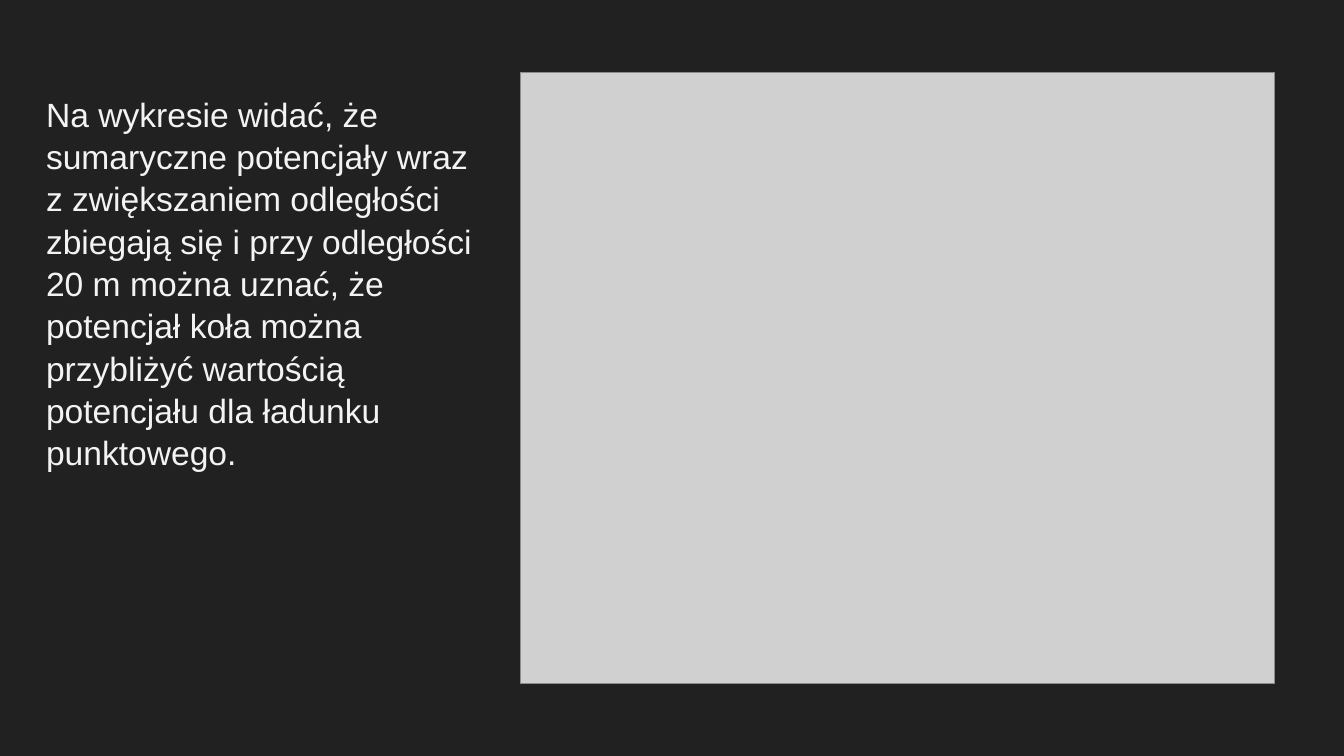
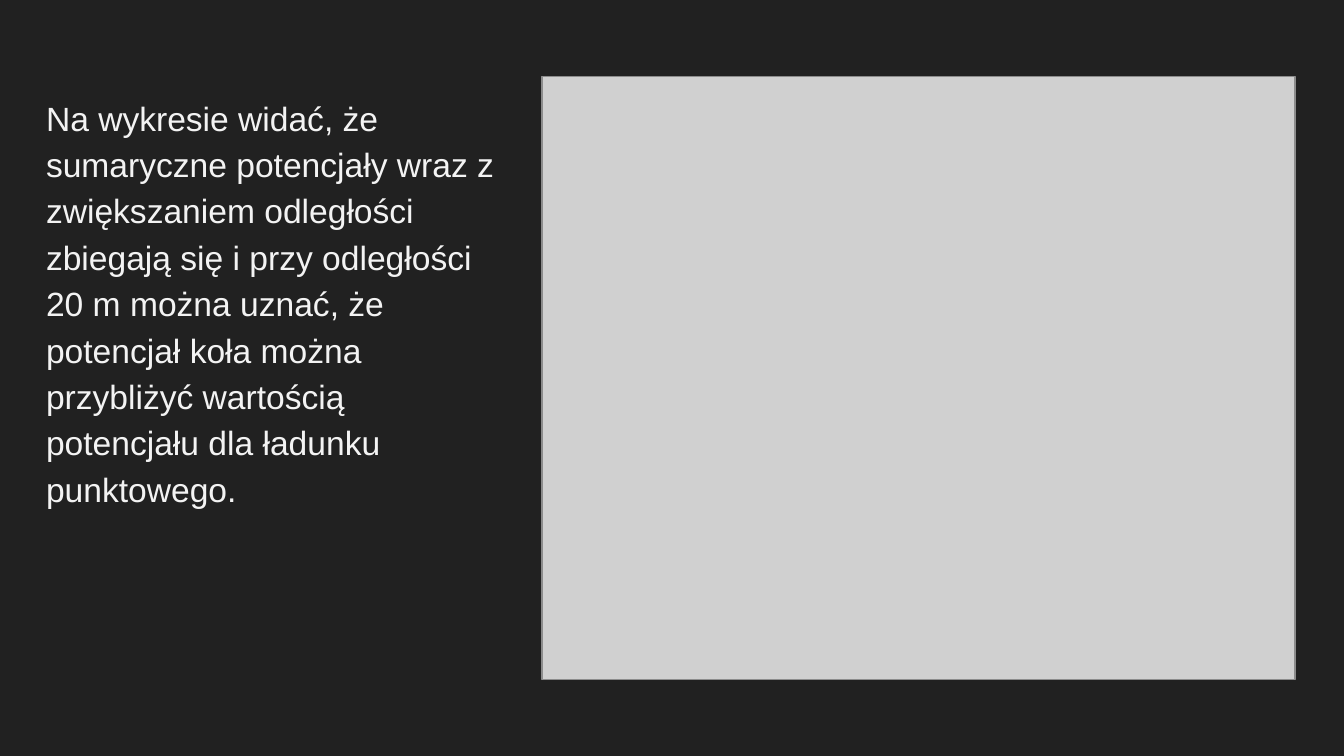
Before and after one commit to IgnacyZywalewski/ProjektMatlab, a slide deck: slide 8 of Pole elektryczne wokół naładowanego koła2.pptx. Drawn at 1344x756 pixels with LibreOffice and Linux fonts; fonts in the diff are those of the drawing; grey boxes stand for pictures. Boxes give left, top, right and bottom in pixels: in the first picture for what was removed or moved away, otherwise in the second. Text is boxed around its words. In the diff, an @@ line names an element or a change of style, - is before the commit and + after.

```diff
--- a/Pole elektryczne wokół naładowanego koła2.pptx
+++ b/Pole elektryczne wokół naładowanego koła2.pptx
@@ text "Na wykresie widać, że sumaryczne ..." at bbox=[46, 106, 494, 508]: line spacing 1.05 to 1.15 @@
@@ picture: place and size @@
-picture at bbox=[520, 73, 1274, 683]
+picture at bbox=[542, 77, 1294, 680]
```
Also in this commit, not shown: 5 other slides changed.
